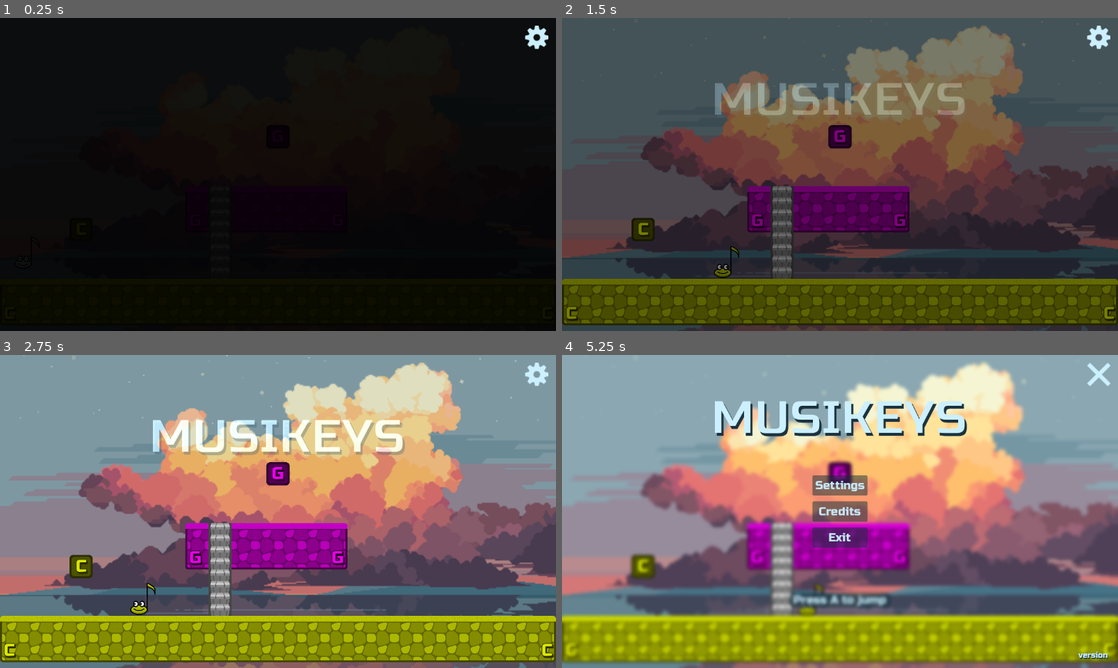
Above: before the commit, frames 1-4 (two rows, left to right).
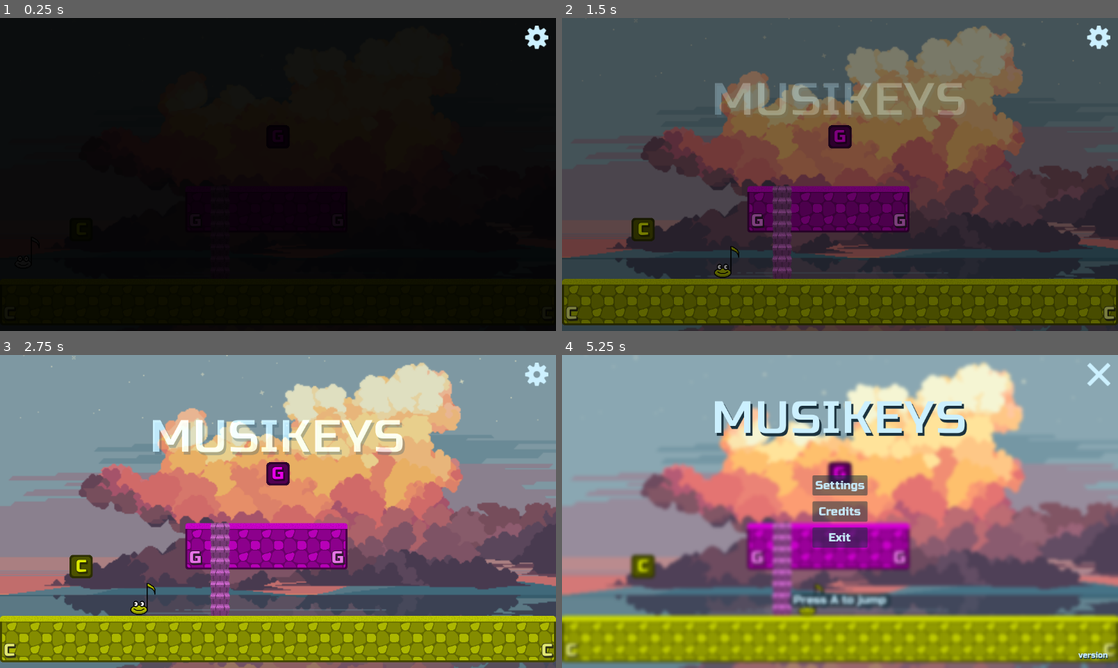
Above: after the commit, the same moments.

Repository: nicom7/game-off-2023
Game: Godot game, scene res://main.tscn
The game is run twice, just before and just after one commit, with the same random seed, the same clock (stepped at 60 frames per second) and the same inputs.
Inputs (mouse positions are in pixels of both pictures, inside the frame that each line leads up to):
- Up to frame 1 (0.25 s): no input
- Up to frame 2 (1.5 s): tap Enter at 0.5 s; hold Right (ui_right) from 0.53 s (still down)
- Up to frame 3 (2.75 s): release Right (ui_right) at 2.03 s; hold Left (ui_left) from 2.03 s (still down)
- Up to frame 4 (5.25 s): release Left (ui_left) at 2.78 s; hold Right (ui_right) 2.78-4.28 s; hold Left (ui_left) 4.28-5 s; click (1101, 373) at 5 s

The runs differ from the first frame. In frame 2, 1.3% of the frame differs, in the area x 0-100%, y 53-97%; in frame 3, 1.4%; in frame 4, 1.6%.

Commit message:
Set ladder color from upper platform color
- Update ladder sprite
- Lightened tone label color on platforms

Diff:
--- a/characters/player/player.gd
+++ b/characters/player/player.gd
@@ -3,17 +3,18 @@
 
 @export var speed: float = 300.0
 @export var jump_speed: float = -400.0
-@export_color_no_alpha var color: Color = Color.WHITE:
+
+@export var jump_note_player_scene: PackedScene
+
+# Get the gravity from the project settings to be synced with RigidBody nodes.
+var gravity: int = ProjectSettings.get_setting("physics/2d/default_gravity")
+
+var jump_note_player: NotePlayer
+
+var color: Color = Color.WHITE:
 	set(value):
 		color = value
 		_update_color()
-
-@export var jump_note_player_scene: PackedScene
-
-# Get the gravity from the project settings to be synced with RigidBody nodes.
-var gravity: int = ProjectSettings.get_setting("physics/2d/default_gravity")
-
-var jump_note_player: NotePlayer
 
 class InputActions:
 	var move_left: String
--- a/game_objects/ladders/ladder.gd
+++ b/game_objects/ladders/ladder.gd
@@ -1,6 +1,21 @@
 @tool
 class_name Ladder
 extends Node2D
+
+@export_range(2, 99) var size: int = 2:
+	set(value):
+		size = value
+		_update_size()
+
+var color: Color = Color.WHITE:
+	set(value):
+		color = value
+		_update_color()
+
+## Notes bitfield for the climb up action
+var climb_up_notes: int
+## Notes bitfield for the climb down action
+var climb_down_notes: int
 
 var _upper_tone: Globals.Tone = Globals.Tone.B:
 	set(value):
@@ -13,16 +28,6 @@
 		if _lower_tone != value:
 			_lower_tone = value
 			_update_lower_tone()
-
-@export_range(2, 99) var size: int = 2:
-	set(value):
-		size = value
-		_update_size()
-
-## Notes bitfield for the climb up action
-var climb_up_notes: int
-## Notes bitfield for the climb down action
-var climb_down_notes: int
 
 func _update_upper_tone() -> void:
 	if not is_node_ready() or Engine.is_editor_hint():
@@ -47,6 +52,10 @@
 	%Ladder.region_rect = Rect2(Vector2.ZERO, sprite_size)
 	%Area2D.scale.y = size
 	%BottomPivot.position.y = sprite_size.y
+
+func _update_color():
+	if is_node_ready():
+		%Ladder.modulate = color
 
 
 # Called when the node enters the scene tree for the first time.
--- a/game_objects/platforms/platform.gd
+++ b/game_objects/platforms/platform.gd
@@ -41,10 +41,14 @@
 	if not is_node_ready():
 		return
 
-	modulate = Config.tone_colors[tone]
+	var tone_color = Config.tone_colors[tone]
+	self.set_layer_modulate(0, tone_color)
+
 	var label = Globals.get_label_from_tone(tone)
 	%LeftLabel.text = label
+	%LeftLabel.self_modulate = tone_color.lightened(0.5)
 	%RightLabel.text = label
+	%RightLabel.self_modulate = tone_color.lightened(0.5)
 
 # Called when the node enters the scene tree for the first time.
 func _ready() -> void:
--- a/game_objects/platforms/platform.tscn
+++ b/game_objects/platforms/platform.tscn
@@ -5,10 +5,10 @@
 [ext_resource type="Theme" uid="uid://cs15umpslf7mq" path="res://themes/tone_label.tres" id="2_vku24"]
 
 [node name="Platform" type="TileMap"]
-modulate = Color(1, 0.407843, 0.337255, 1)
 tile_set = ExtResource("1_ge6jh")
 format = 2
 layer_0/name = "Platform"
+layer_0/modulate = Color(1, 0.407843, 0.337255, 1)
 layer_0/tile_data = PackedInt32Array(0, 65536, 0, 65536, 65536, 2, 1, 196608, 0, 65537, 196608, 2)
 script = ExtResource("2_5wvgf")
 
@@ -31,6 +31,7 @@
 
 [node name="LeftLabel" type="Label" parent="BottomPivot/LeftPivot/MarginContainer"]
 unique_name_in_owner = true
+self_modulate = Color(1, 0.703921, 0.668628, 1)
 layout_mode = 2
 theme = ExtResource("2_vku24")
 text = "A"
@@ -55,6 +56,7 @@
 
 [node name="RightLabel" type="Label" parent="BottomPivot/RightPivot/MarginContainer"]
 unique_name_in_owner = true
+self_modulate = Color(1, 0.703921, 0.668628, 1)
 layout_mode = 2
 theme = ExtResource("2_vku24")
 text = "A"
--- a/game_objects/platforms/platform_sets/platform_set.gd
+++ b/game_objects/platforms/platform_sets/platform_set.gd
@@ -53,6 +53,9 @@
 		p.tone = tone
 		p.octave = octave
 
+	for l in get_ladders():
+		l.color = Config.tone_colors[tone].lightened(0.5)
+
 # Called when the node enters the scene tree for the first time.
 func _ready() -> void:
 	_update_tone()
Binary file changed: sprites/ladder.png
